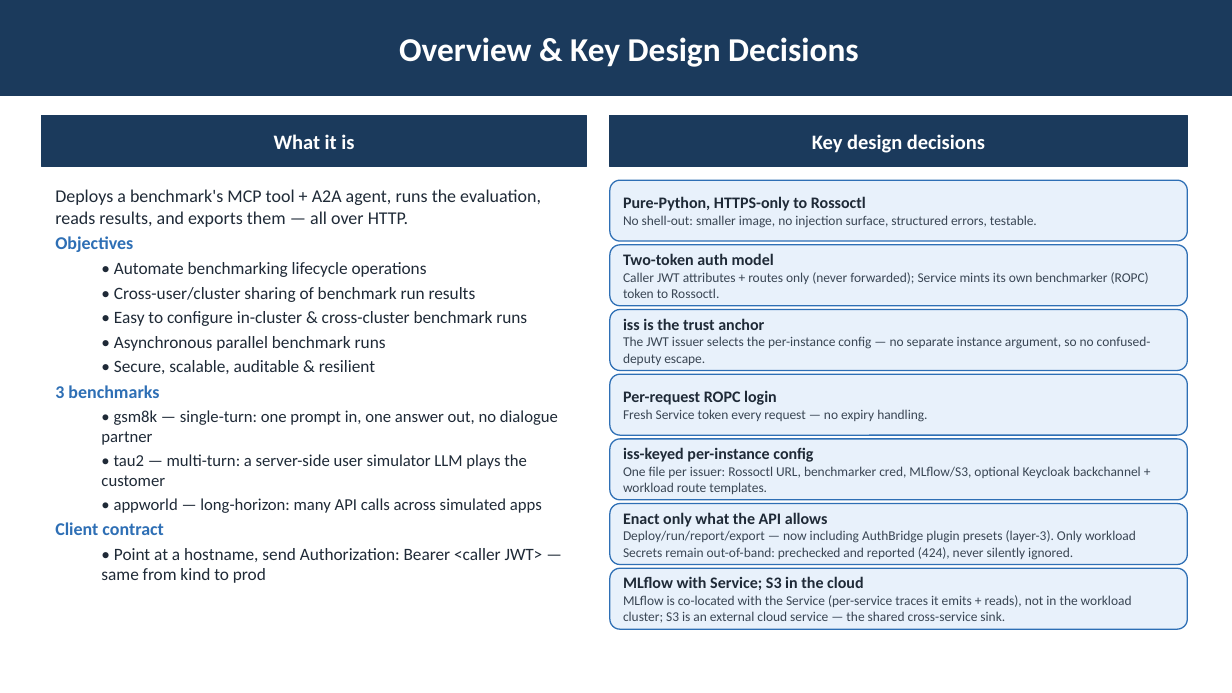
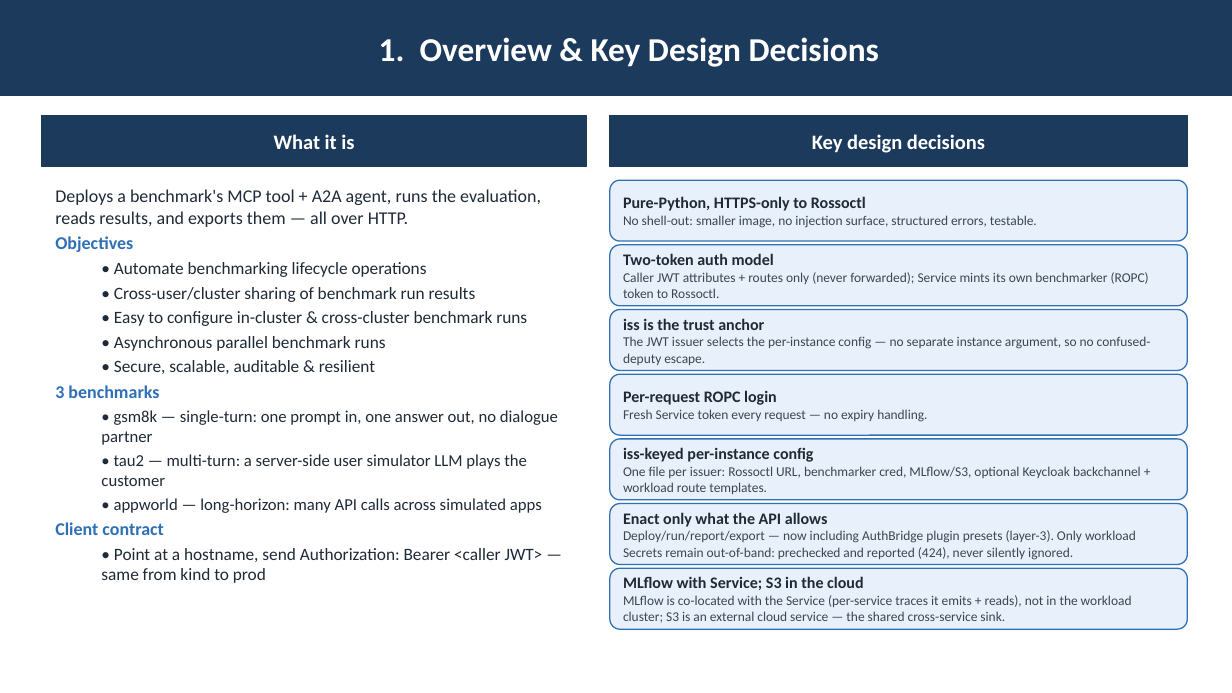
Before and after one commit to webchang/benchmarking, a slide deck: slide 3 of docs/BenchmarkingService.pptx. Drawn at 1232x693 pixels with LibreOffice and Linux fonts; fonts in the diff are those of the drawing. Boxes give left, top, right and bottom in pixels: in the first picture for what was removed or moved away, otherwise in the second. Text is boxed around its words. In the diff, an @@ line names an element or a change of style, - is before the commit and + after.

```diff
--- a/docs/BenchmarkingService.pptx
+++ b/docs/BenchmarkingService.pptx
@@ text in rectangle at [379,37,879,67]: text changed @@
-Overview & Key Design Decisions
+1. Overview & Key Design Decisions
```
Also in this commit, not shown: 9 other slides changed, 1 other file.
